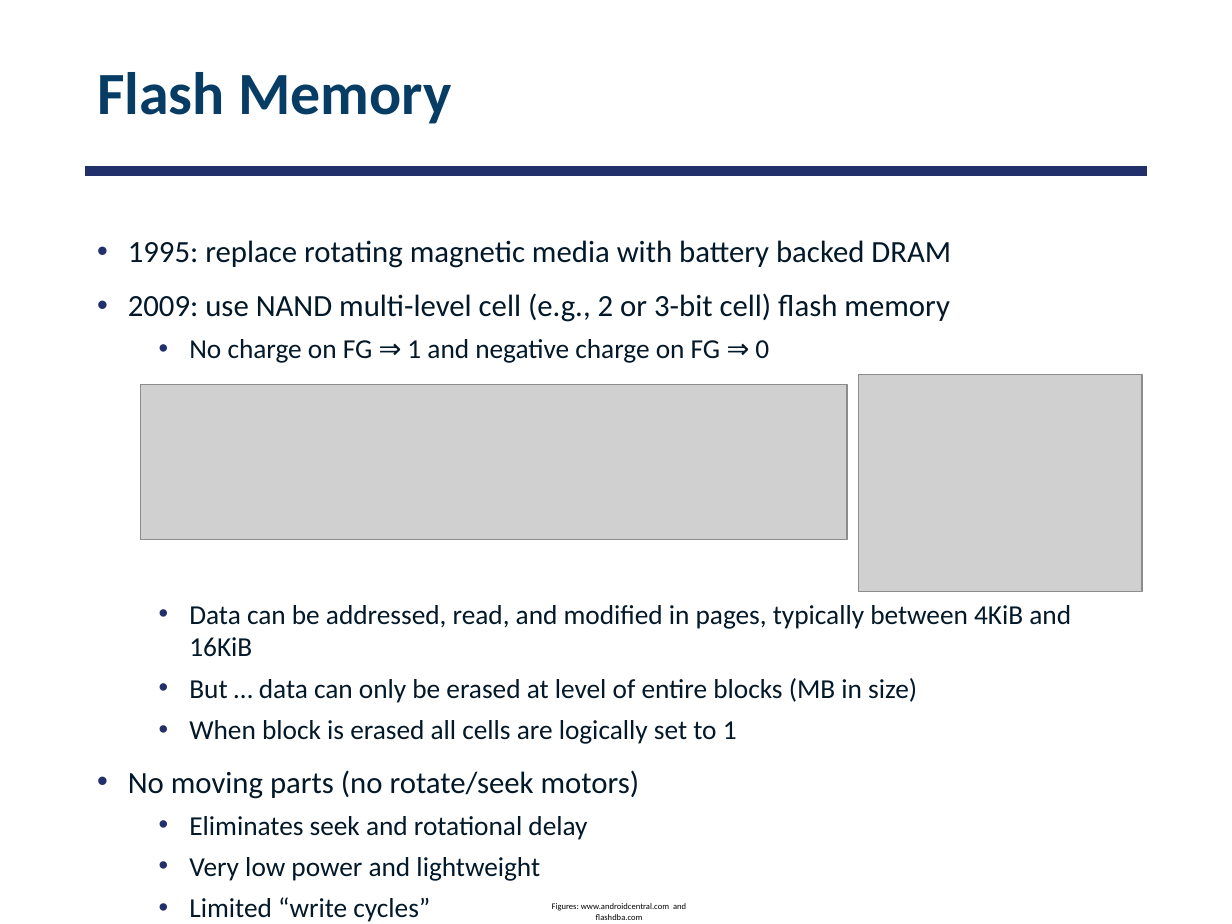
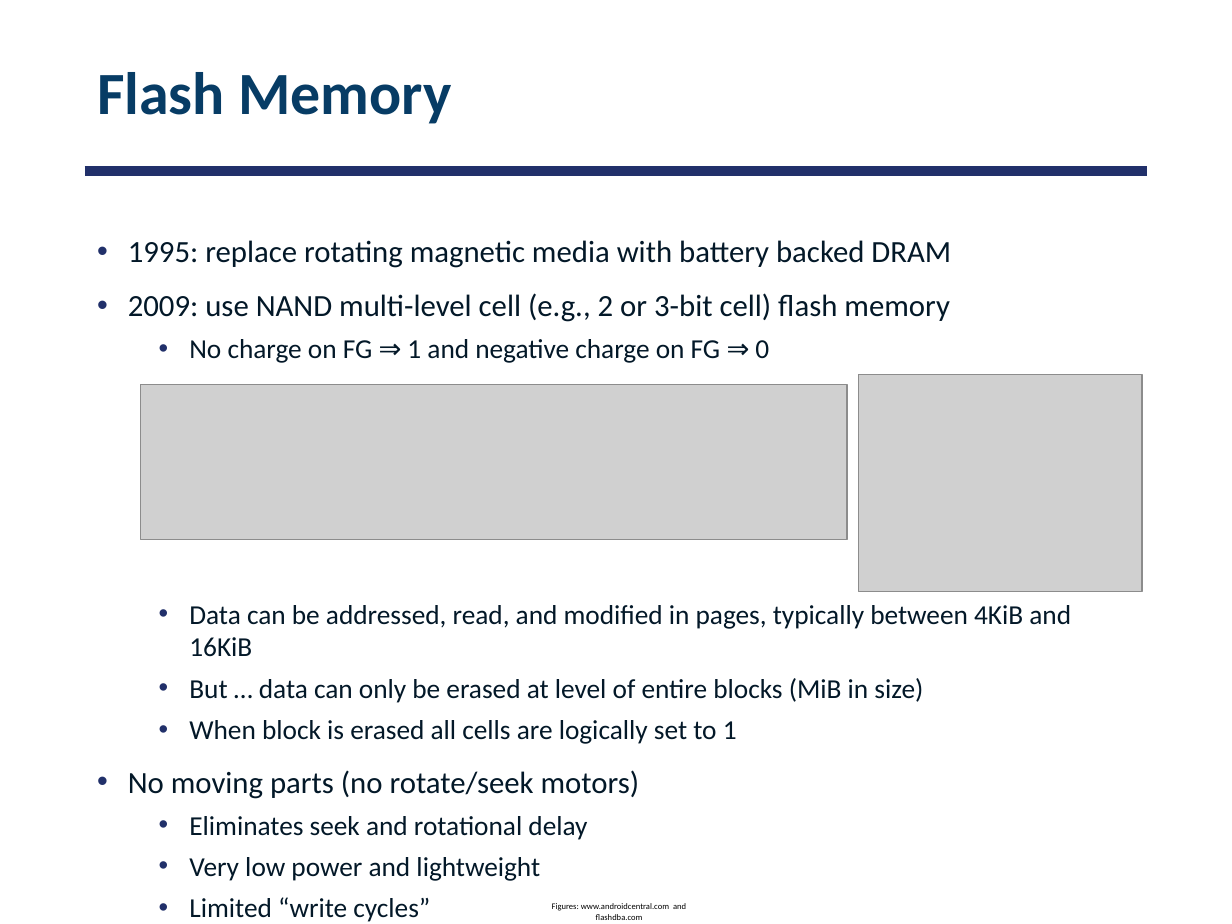
Before and after one commit to smajidzahedi/ECE350, a slide deck: slide 51 of 10-io.pptx. Drawn at 1232x924 pixels with LibreOffice and Linux fonts; fonts in the diff are those of the drawing; grey boxes stand for pictures. Boxes give left, top, right and bottom in pixels: in the first picture for what was removed or moved away, otherwise in the second. Text is boxed around its words. In the diff, an @@ line names an element or a change of style, - is before the commit and + after.

Commit message:
fixed few slides on flash devices

```diff
--- a/10-io.pptx
+++ b/10-io.pptx
@@ text at bbox=[189, 678, 923, 703]: text changed @@
-  • But … data can only be erased at level of entire blocks (MB in size)
+  • But … data can only be erased at level of entire blocks (MiB in size)
```
Also in this commit, not shown: 3 other slides changed, 1 other file.
